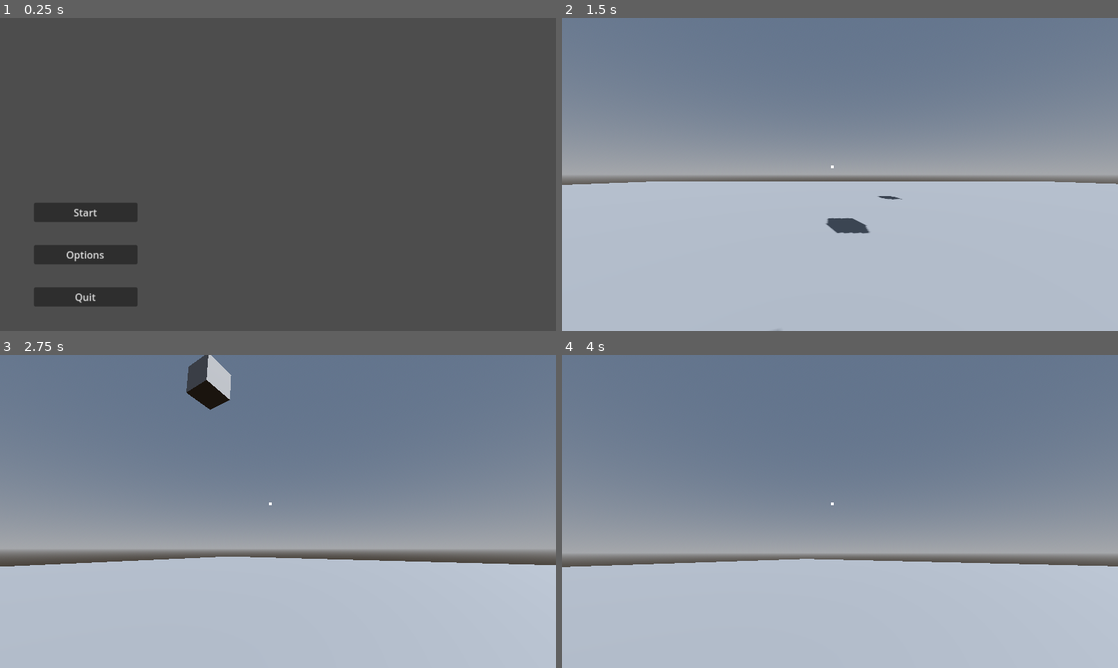
Above: before the commit, frames 1-4 (two rows, left to right).
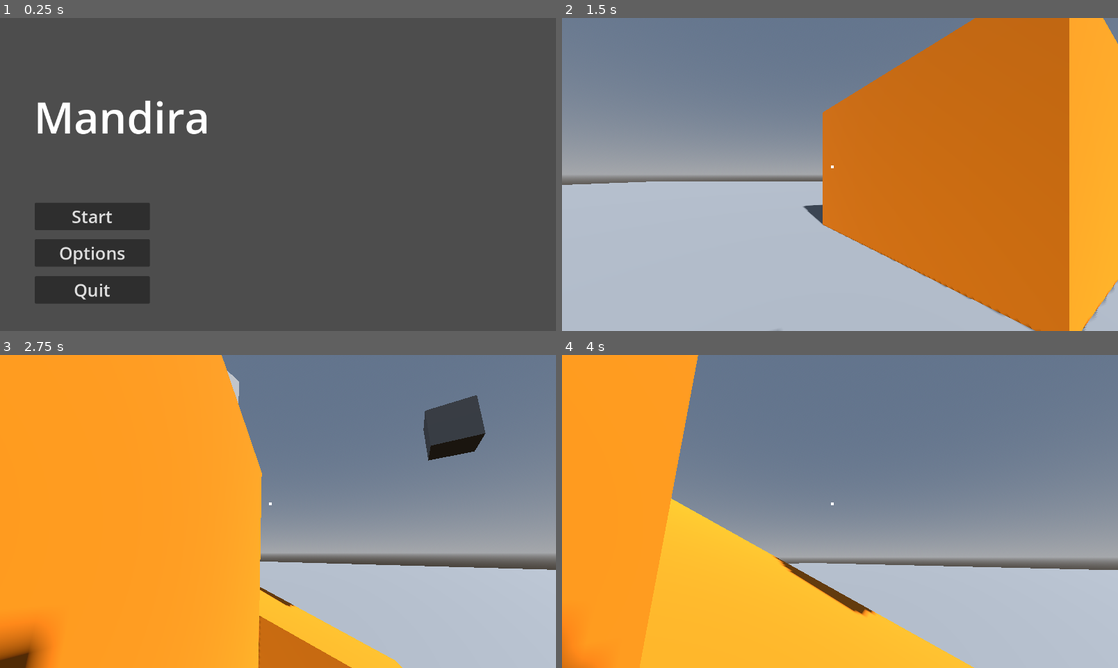
Above: after the commit, the same moments.

Repository: joeyvongphasouk/577-course-project
Game: Godot game, scene res://scenes/main_menu.tscn
Two runs of this game, one before a commit and one after it. Both use one fixed random seed, a clock stepped at 60 frames per second and the inputs below.
Inputs (mouse positions are in pixels of both pictures, inside the frame that each line leads up to):
- Up to frame 1 (0.25 s): no input
- Up to frame 2 (1.5 s): click "Options" at 0.5 s; click "Start" at 1.25 s
- Up to frame 3 (2.75 s): tap Enter (ui_accept) at 2, 2.27 s; move the mouse to (305, 511) at 2.02 s; hold W (move_forward) from 2.03 s (still down)
- Up to frame 4 (4 s): keep holding W (move_forward); move the mouse to (812, 511) at 2.77 s; tap Enter (ui_accept) at 3.02 s; move the mouse to (851, 505) at 3.52 s

The runs differ from the first frame. In frame 1, 4.1% of the frame differs, in the area x 6-38%, y 26-93%; in frame 2, 42%; in frame 3, 53%, in the area x 0-100%, y 0-100%; in frame 4, 38%.

Commit message:
Added a ramp and some more main menu links

Diff:
--- /dev/null
+++ b/materials/testing_color.tres
@@ -0,0 +1,4 @@
+[gd_resource type="StandardMaterial3D" format=3 uid="uid://cf2g5d07kmao"]
+
+[resource]
+albedo_color = Color(0.90905, 0.486727, 9.62615e-07, 1)
--- a/scenes/main_menu.tscn
+++ b/scenes/main_menu.tscn
@@ -17,26 +17,38 @@
 anchors_preset = 2
 anchor_top = 1.0
 anchor_bottom = 1.0
-offset_left = 77.805
+offset_left = 80.0
 offset_top = -295.0
-offset_right = 245.445
-offset_bottom = -93.685
+offset_right = 345.0
+offset_bottom = -45.0
 grow_vertical = 0
-scale = Vector2(1.43, 1.43)
 
 [node name="Start" type="Button" parent="VBoxContainer"]
 layout_mode = 2
 size_flags_vertical = 2
+theme_override_font_sizes/font_size = 40
 text = "Start"
 
 [node name="Options" type="Button" parent="VBoxContainer"]
 layout_mode = 2
 size_flags_vertical = 2
+theme_override_font_sizes/font_size = 40
 text = "Options"
 
 [node name="Quit" type="Button" parent="VBoxContainer"]
 layout_mode = 2
 size_flags_vertical = 2
+theme_override_font_sizes/font_size = 40
 text = "Quit"
 
+[node name="Label" type="Label" parent="."]
+layout_mode = 0
+offset_left = 78.0
+offset_top = 159.0
+offset_right = 483.0
+offset_bottom = 296.0
+theme_override_font_sizes/font_size = 100
+text = "Mandira"
+
 [connection signal="pressed" from="VBoxContainer/Start" to="." method="_on_start_pressed"]
+[connection signal="pressed" from="VBoxContainer/Quit" to="." method="_on_quit_pressed"]
--- a/scenes/pause_menu.tscn
+++ b/scenes/pause_menu.tscn
@@ -7,3 +7,31 @@
 layout_mode = 3
 anchors_preset = 0
 script = ExtResource("1_hmjlk")
+
+[node name="VBoxContainer" type="VBoxContainer" parent="."]
+layout_mode = 0
+offset_left = 80.0
+offset_top = 425.0
+offset_right = 345.0
+offset_bottom = 675.0
+
+[node name="Resume" type="Button" parent="VBoxContainer"]
+layout_mode = 2
+size_flags_vertical = 2
+theme_override_font_sizes/font_size = 40
+text = "Resume"
+
+[node name="Options" type="Button" parent="VBoxContainer"]
+layout_mode = 2
+size_flags_vertical = 2
+theme_override_font_sizes/font_size = 40
+text = "Options"
+
+[node name="Main Menu" type="Button" parent="VBoxContainer"]
+layout_mode = 2
+size_flags_vertical = 2
+theme_override_font_sizes/font_size = 40
+text = "Main Menu"
+
+[connection signal="pressed" from="VBoxContainer/Resume" to="." method="_on_resume_pressed"]
+[connection signal="pressed" from="VBoxContainer/Main Menu" to="." method="_on_main_menu_pressed"]
--- a/scenes/tutorial_level.tscn
+++ b/scenes/tutorial_level.tscn
@@ -1,6 +1,7 @@
-[gd_scene load_steps=9 format=3 uid="uid://dy4fgvyaugnii"]
+[gd_scene load_steps=16 format=3 uid="uid://dy4fgvyaugnii"]
 
 [ext_resource type="PackedScene" uid="uid://dkdw4ky2ef0l0" path="res://scenes/player.tscn" id="1_lu55d"]
+[ext_resource type="Material" uid="uid://cf2g5d07kmao" path="res://materials/testing_color.tres" id="2_ibghj"]
 
 [sub_resource type="WorldBoundaryShape3D" id="WorldBoundaryShape3D_ytjev"]
 
@@ -22,6 +23,25 @@
 sky = SubResource("Sky_8o5xr")
 ambient_light_color = Color(0.76662, 0.76662, 0.76662, 1)
 
+[sub_resource type="ConcavePolygonShape3D" id="ConcavePolygonShape3D_ur12g"]
+data = PackedVector3Array(-0.5, 2, 1, 0.5, 2, 1, -0.5, -2, 1, 0.5, 2, 1, 0.5, -2, 1, -0.5, -2, 1, 0.5, 2, -1, -0.5, 2, -1, 0.5, -2, -1, -0.5, 2, -1, -0.5, -2, -1, 0.5, -2, -1, 0.5, 2, 1, 0.5, 2, -1, 0.5, -2, 1, 0.5, 2, -1, 0.5, -2, -1, 0.5, -2, 1, -0.5, 2, -1, -0.5, 2, 1, -0.5, -2, -1, -0.5, 2, 1, -0.5, -2, 1, -0.5, -2, -1, 0.5, 2, 1, -0.5, 2, 1, 0.5, 2, -1, -0.5, 2, 1, -0.5, 2, -1, 0.5, 2, -1, -0.5, -2, 1, 0.5, -2, 1, -0.5, -2, -1, 0.5, -2, 1, 0.5, -2, -1, -0.5, -2, -1)
+
+[sub_resource type="BoxMesh" id="BoxMesh_kpd3j"]
+size = Vector3(6, 4, 4)
+
+[sub_resource type="ConcavePolygonShape3D" id="ConcavePolygonShape3D_fxsqb"]
+data = PackedVector3Array(-3, 2, 2, 3, 2, 2, -3, -2, 2, 3, 2, 2, 3, -2, 2, -3, -2, 2, 3, 2, -2, -3, 2, -2, 3, -2, -2, -3, 2, -2, -3, -2, -2, 3, -2, -2, 3, 2, 2, 3, 2, -2, 3, -2, 2, 3, 2, -2, 3, -2, -2, 3, -2, 2, -3, 2, -2, -3, 2, 2, -3, -2, -2, -3, 2, 2, -3, -2, 2, -3, -2, -2, 3, 2, 2, -3, 2, 2, 3, 2, -2, -3, 2, 2, -3, 2, -2, 3, 2, -2, -3, -2, 2, 3, -2, 2, -3, -2, -2, 3, -2, 2, 3, -2, -2, -3, -2, -2)
+
+[sub_resource type="BoxMesh" id="BoxMesh_1plyg"]
+size = Vector3(1, 4, 2)
+
+[sub_resource type="PrismMesh" id="PrismMesh_bimgj"]
+left_to_right = 0.0
+size = Vector3(8, 4, 2)
+
+[sub_resource type="ConcavePolygonShape3D" id="ConcavePolygonShape3D_bmum5"]
+data = PackedVector3Array(-4, 2, 1, 4, -2, 1, -4, -2, 1, -4, 2, -1, -4, -2, -1, 4, -2, -1, -4, 2, 1, -4, 2, -1, 4, -2, 1, -4, 2, -1, 4, -2, -1, 4, -2, 1, -4, 2, -1, -4, 2, 1, -4, -2, -1, -4, 2, 1, -4, -2, 1, -4, -2, -1, -4, -2, 1, 4, -2, 1, -4, -2, -1, 4, -2, 1, 4, -2, -1, -4, -2, -1)
+
 [node name="Tutorial_Level" type="Node3D"]
 
 [node name="DirectionalLight3D" type="DirectionalLight3D" parent="."]
@@ -37,7 +57,7 @@
 mesh = SubResource("PlaneMesh_mcgwk")
 
 [node name="StaticBody3D" type="StaticBody3D" parent="."]
-transform = Transform3D(1, 0, 0, 0, 1, 0, 0, 0, 1, 0, 6, 0)
+transform = Transform3D(1, 0, 0, 0, 1, 0, 0, 0, 1, 6.9, 5.6586, 0)
 
 [node name="MeshInstance3D" type="MeshInstance3D" parent="StaticBody3D"]
 mesh = SubResource("BoxMesh_vqbha")
@@ -68,3 +88,33 @@
 
 [node name="Player" parent="." instance=ExtResource("1_lu55d")]
 transform = Transform3D(1, 0, 0, 0, 1, 0, 0, 0, 1, -2.6, 1.02108, 0.7)
+
+[node name="Ramp" type="StaticBody3D" parent="."]
+transform = Transform3D(0.5, 0, -0.866025, 0, 1, 0, 0.866025, 0, 0.5, 0, 2, -5)
+
+[node name="CollisionShape3D2" type="CollisionShape3D" parent="Ramp"]
+transform = Transform3D(1, 0, 0, 0, 1, 0, 0, 0, 1, -2.5, 0, -3)
+shape = SubResource("ConcavePolygonShape3D_ur12g")
+
+[node name="MeshInstance3D" type="MeshInstance3D" parent="Ramp"]
+material_override = ExtResource("2_ibghj")
+mesh = SubResource("BoxMesh_kpd3j")
+
+[node name="CollisionShape3D" type="CollisionShape3D" parent="Ramp"]
+shape = SubResource("ConcavePolygonShape3D_fxsqb")
+
+[node name="MeshInstance3D2" type="MeshInstance3D" parent="Ramp"]
+transform = Transform3D(1, 0, 0, 0, 1, 0, 0, 0, 1, -2.5, 0, -3)
+material_override = ExtResource("2_ibghj")
+mesh = SubResource("BoxMesh_1plyg")
+skeleton = NodePath("")
+
+[node name="MeshInstance3D3" type="MeshInstance3D" parent="Ramp"]
+transform = Transform3D(1, 0, 0, 0, 1, 0, 0, 0, 1, 2, 0, -3)
+material_override = ExtResource("2_ibghj")
+mesh = SubResource("PrismMesh_bimgj")
+skeleton = NodePath("")
+
+[node name="CollisionShape3D3" type="CollisionShape3D" parent="Ramp"]
+transform = Transform3D(1, 0, 0, 0, 1, 0, 0, 0, 1, 2, 0, -3)
+shape = SubResource("ConcavePolygonShape3D_bmum5")
--- a/scripts/main_menu.gd
+++ b/scripts/main_menu.gd
@@ -7,7 +7,10 @@
 func _process(delta: float) -> void:
 	pass
 
+func _on_start_pressed() -> void:
+	PauseManager.menus = false
+	PauseManager.SetPaused(false)
+	get_tree().change_scene_to_file("res://scenes/tutorial_level.tscn")
 
-func _on_start_pressed() -> void:
-	get_tree().change_scene_to_file("res://scenes/tutorial_level.tscn")
-	PauseManager.SetPaused(false)
+func _on_quit_pressed() -> void:
+	get_tree().quit()
--- a/scripts/pause_menu.gd
+++ b/scripts/pause_menu.gd
@@ -1,16 +1,36 @@
 extends Control
+
+var menus = true
 
 func _ready() -> void:
 	set_process_unhandled_input(true)
+	hide()
 
 func _unhandled_input(event: InputEvent) -> void:
-	if event.is_action_pressed("pause"):
+	if !menus and event.is_action_pressed("pause"):
 		SetPaused(!get_tree().paused)
 
 func SetPaused(paused: bool) -> void:
+	if menus:
+		return
+
 	get_tree().paused = paused
 
 	if (paused):
 		Input.set_mouse_mode(Input.MOUSE_MODE_VISIBLE)
+		show()
 	else:
 		Input.set_mouse_mode(Input.MOUSE_MODE_CAPTURED)
+		hide()
+
+
+func _on_resume_pressed() -> void:
+	if !menus:
+		SetPaused(!get_tree().paused)
+
+
+func _on_main_menu_pressed() -> void:
+	hide()
+	Input.set_mouse_mode(Input.MOUSE_MODE_VISIBLE)
+	menus = true
+	get_tree().change_scene_to_file("res://scenes/main_menu.tscn")
Not shown, changed: README.md
